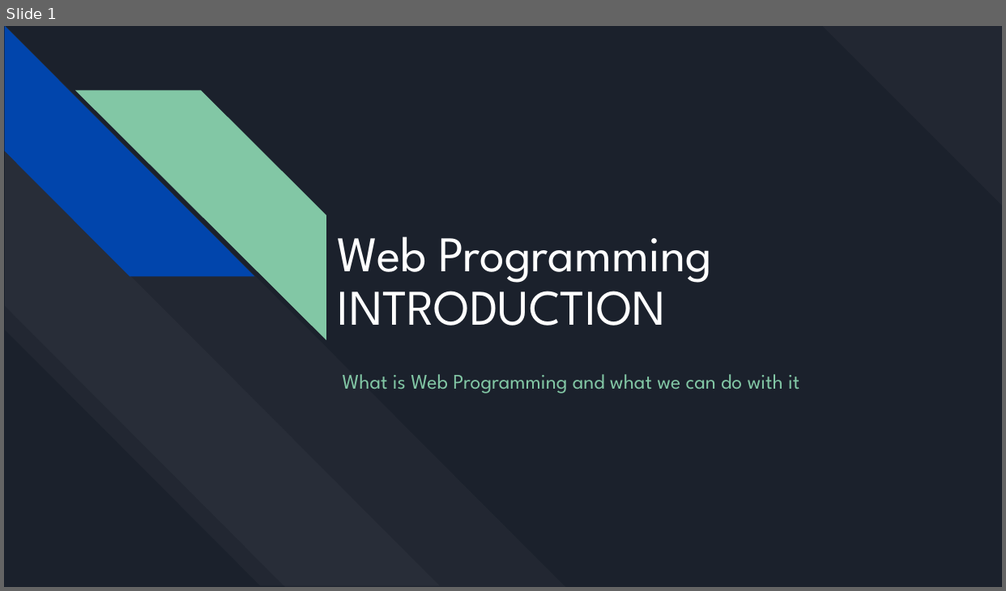
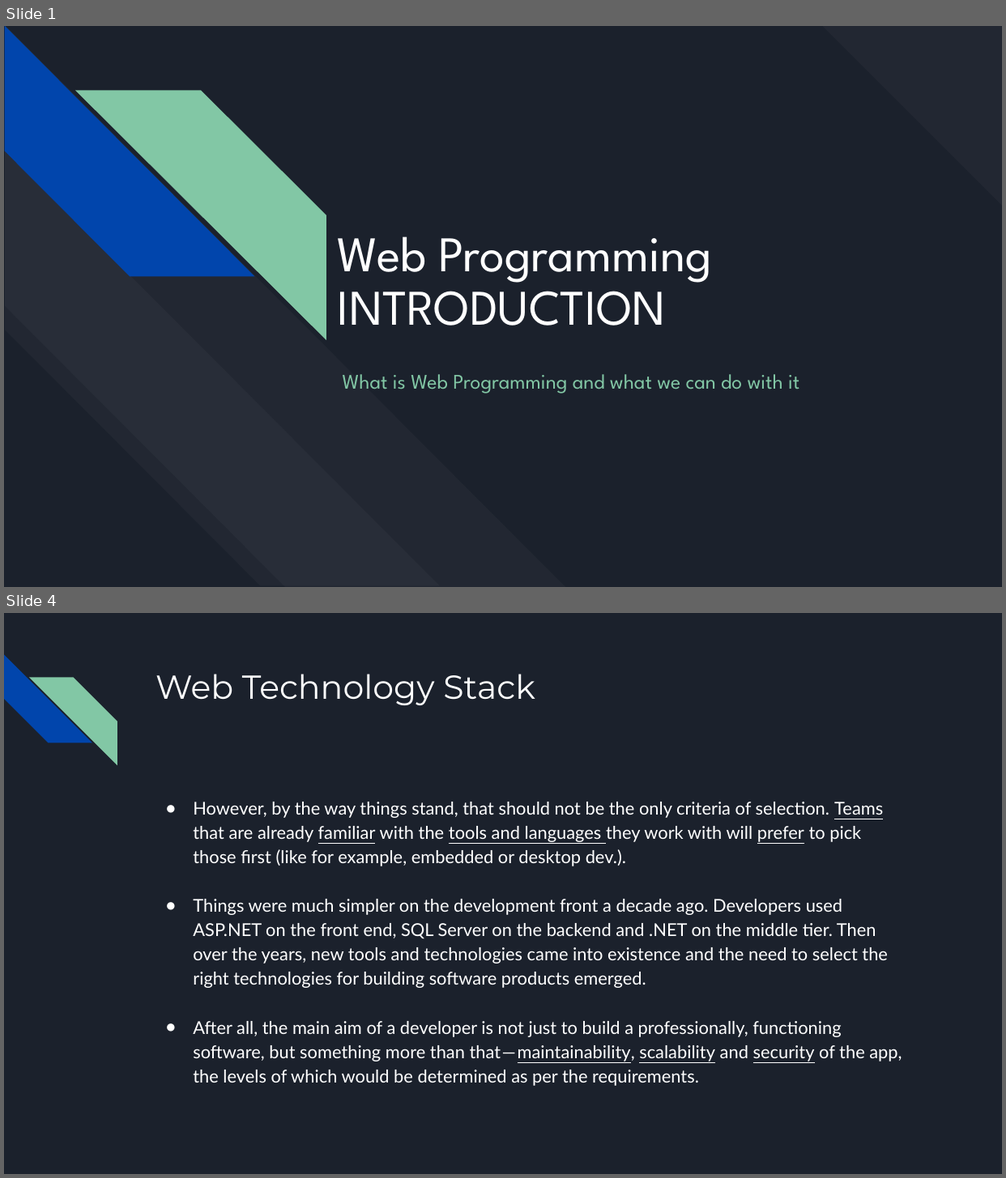
Before and after one commit to bulhard/Web-Programming, a slide deck: 00 Presentations/01 Introduction.pptx. Shown one above the other, each under a label of ours: slide 1 before the commit, slides 1 and 4 after it; the slides between them are not shown. The pictures are 1006x591 and 1006x1178 pixels, drawn with LibreOffice and Linux fonts; fonts in the diff are those of the drawing. Boxes give left, top, right and bottom in pixels: in the first picture for what was removed or moved away, otherwise in the second. Text is boxed around its words. In the diff, an @@ line names an element or a change of style, - is before the commit and + after.

Commit message:
Web development introduction presentation

```diff
--- a/00 Presentations/01 Introduction.pptx
+++ b/00 Presentations/01 Introduction.pptx
@@ slide 4 added at [4, 613, 1002, 1174], background #1B212C @@
@@ diag stripe added at [4, 655, 92, 743], fill #0145AC @@
@@ diag stripe added at [28, 677, 117, 766], fill #82C7A5 @@
@@ title added at [155, 674, 535, 705], 32 pt, text #FFFFFF @@
+Web Technology Stack
@@ text added at [193, 802, 901, 1086], 17 pt, text #FFFFFF @@
+● However, by the way things stand, that should not be the only criteria of selection. Teams that are already familiar with the tools and languages they work with will prefer to pick those first (like for example, embedded or desktop dev.).
+● Things were much simpler on the development front a decade ago. Developers used ASP.NET on the front end, SQL Server on the backend and .NET on the middle tier. Then over the years, new tools and technologies came into existence and the need to select the right technologies for building software products emerged.
+● After all, the main aim of a developer is not just to build a professionally, functioning software, but something more than that — maintainability, scalability and security of the app, the levels of which would be determined as per the requirements.
```
Also in this commit, not shown: 1 slide changed, 30 other slides added.
